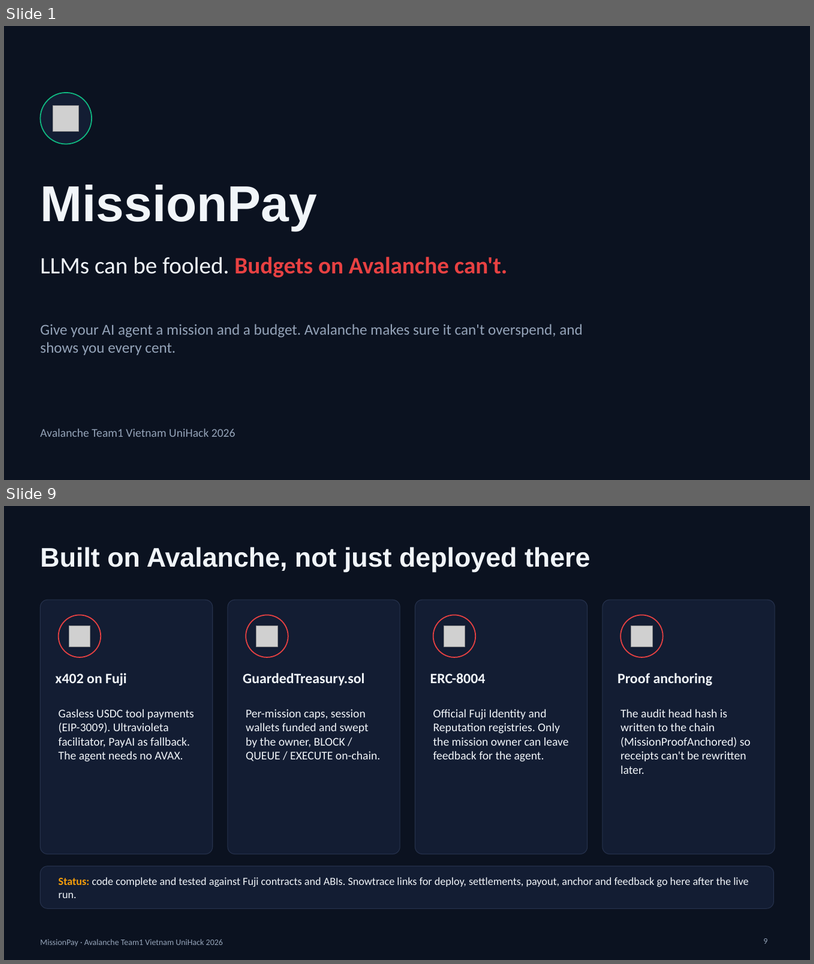
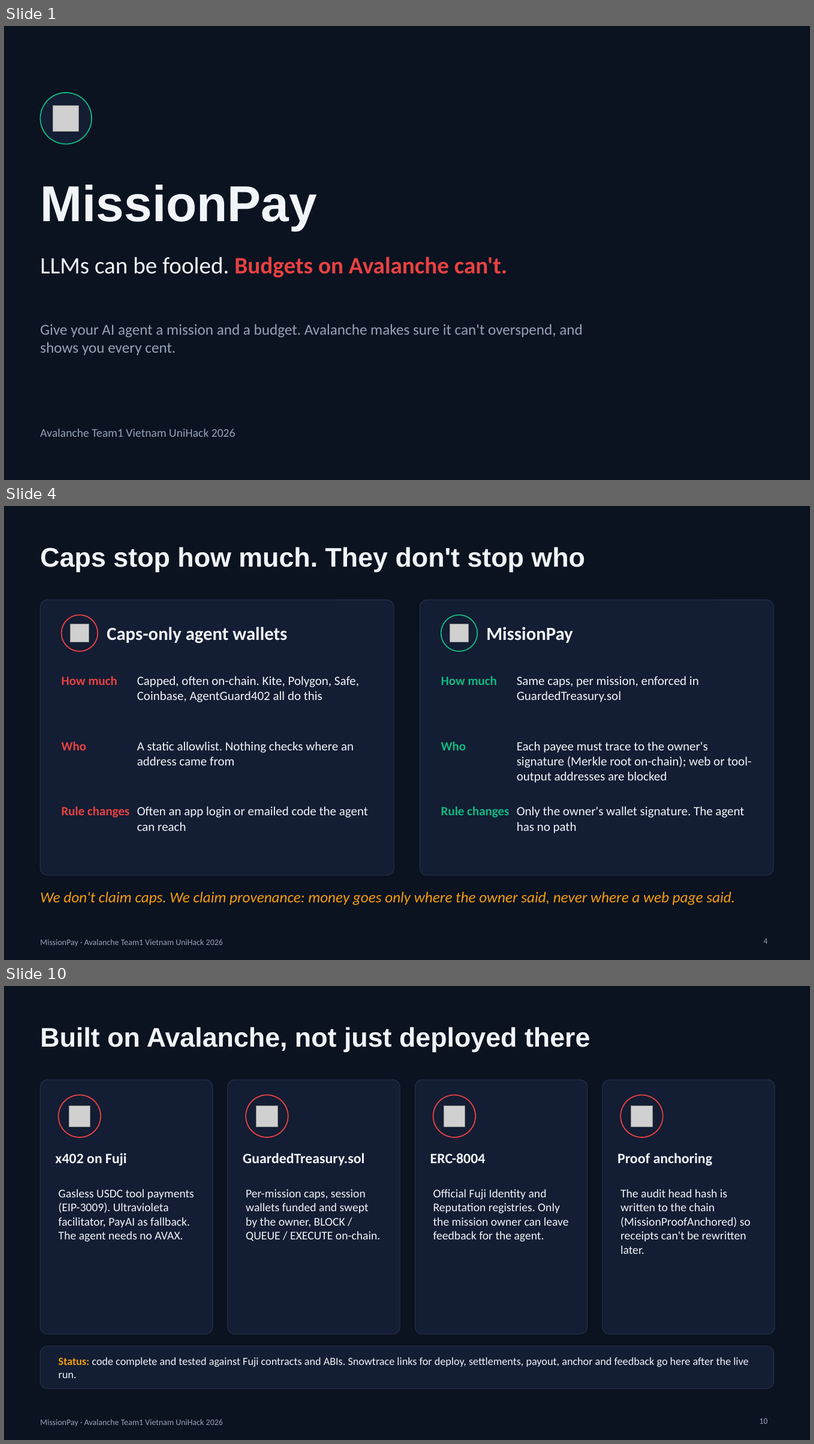
Before and after one commit to lenamkhanhh/UniHack, a slide deck: artifacts/submission-s1/MissionPay-pitch-deck-v2.pptx. Shown one above the other, each under a label of ours: slides 1 and 9 before the commit, slides 1, 4 and 10 after it; the slides between them are not shown. The pictures are 814x964 and 814x1444 pixels, drawn with LibreOffice and Linux fonts; fonts in the diff are those of the drawing; grey boxes stand for pictures. Boxes give left, top, right and bottom in pixels: in the first picture for what was removed or moved away, otherwise in the second. Text is boxed around its words. In the diff, an @@ line names an element or a change of style, - is before the commit and + after.

Commit message:
fix(s1): resolve S1-F5..F8 and execute strategic steps 0-5 with clean s1b on-chain receipts and verified anchor

```diff
--- a/artifacts/submission-s1/MissionPay-pitch-deck-v2.pptx
+++ b/artifacts/submission-s1/MissionPay-pitch-deck-v2.pptx
@@ slide 4 added at <box>4,506,810,960</box>, background #0B1220; not listed: 1 template element that a slide beside it also shows @@
@@ title added at <box>40,547,585,572</box>, 32 pt, text #F1F5F9, bold @@
+Caps stop how much. They don't stop who
@@ rounded rectangle added at <box>40,600,394,875</box>, fill #131D33, outline #26324D 0.75 pt @@
@@ rounded rectangle added at <box>420,600,774,875</box>, fill #131D33, outline #26324D 0.75 pt @@
@@ ellipse added at <box>62,615,98,651</box>, fill #131D33, outline #E84142 1.25 pt @@
@@ picture added at <box>71,624,89,642</box> @@
@@ text added at <box>107,627,287,643</box>, 22 pt, text #F1F5F9, bold @@
+Caps-only agent wallets
@@ ellipse added at <box>441,615,477,651</box>, fill #131D33, outline #10B981 1.25 pt @@
@@ picture added at <box>450,624,468,642</box> @@
@@ text added at <box>486,627,573,643</box>, 22 pt, text #F1F5F9, bold @@
+MissionPay
@@ text added at <box>62,676,117,685</box>, 15 pt, text #E84142, bold @@
+How much
@@ text added at <box>137,676,359,702</box>, 15 pt, text #F1F5F9 @@
+Capped, often on-chain. Kite, Polygon, Safe, Coinbase, AgentGuard402 all do this
@@ text added at <box>441,676,497,685</box>, 15 pt, text #10B981, bold @@
+How much
@@ text added at <box>517,676,699,702</box>, 15 pt, text #F1F5F9 @@
+Same caps, per mission, enforced in GuardedTreasury.sol
@@ text added at <box>62,741,87,750</box>, 15 pt, text #E84142, bold @@
+Who
@@ text added at <box>137,741,354,765</box>, 15 pt, text #F1F5F9 @@
+A static allowlist. Nothing checks where an address came from
@@ text added at <box>441,741,467,750</box>, 15 pt, text #10B981, bold @@
+Who
@@ text added at <box>517,741,752,783</box>, 15 pt, text #F1F5F9 @@
+Each payee must trace to the owner's signature (Merkle root on-chain); web or tool-output addresses are blocked
@@ text added at <box>62,806,129,817</box>, 15 pt, text #E84142, bold @@
+Rule changes
@@ text added at <box>137,806,368,831</box>, 15 pt, text #F1F5F9 @@
+Often an app login or emailed code the agent can reach
@@ text added at <box>441,806,509,817</box>, 15 pt, text #10B981, bold @@
+Rule changes
@@ text added at <box>517,806,744,833</box>, 15 pt, text #F1F5F9 @@
+Only the owner's wallet signature. The agent has no path
@@ text added at <box>40,891,735,905</box>, 18 pt, text #F59E0B, italic @@
+We don't claim caps. We claim provenance: money goes only where the owner said, never where a web page said.
@@ page number added at <box>764,938,768,943</box>, 10 pt, text #94A3B8 @@
+4
@@ what was slide 9 is now slide 10 @@
@@ page number at <box>759,1418,768,1423</box>: text changed @@
-9
+10
```
Also in this commit, not shown: 6 slides changed, 2 other slides added, 2 slides removed, 14 other files.
